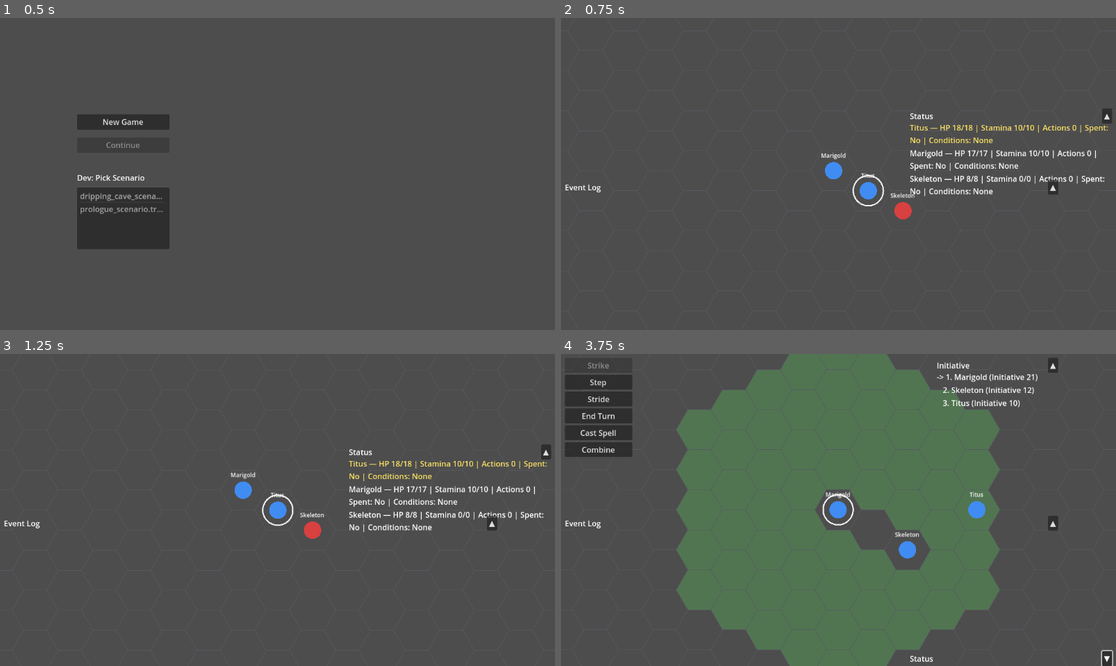
Above: before the commit, frames 1-4 (two rows, left to right).
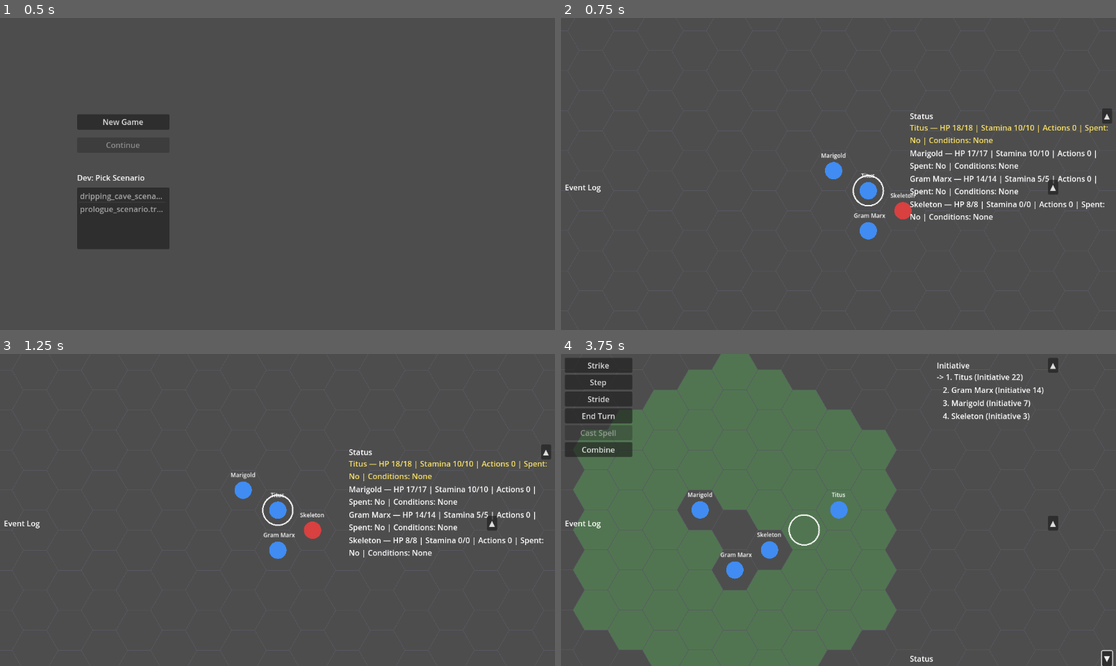
Above: after the commit, the same moments.

Repository: Pyroraptor/hykaen
Game: Godot game, scene res://scenes/TitleScreen.tscn
The game is run twice, just before and just after one commit, with the same random seed, the same clock (stepped at 60 frames per second) and the same inputs.
Inputs (mouse positions are in pixels of both pictures, inside the frame that each line leads up to):
- Up to frame 1 (0.5 s): no input
- Up to frame 2 (0.75 s): click "New Game" at 0.5 s
- Up to frame 3 (1.25 s): no input
- Up to frame 4 (3.75 s): click "▲" at 1.25 s; click "▼" at 2 s; tap Enter at 2.75 s; move the mouse to (960, 494) at 2.77 s; hold Right (ui_right) 2.78-3.5 s; hold Shift 2.78-3.5 s; click (960, 494) at 2.92 s; drag from (727, 525) to (810, 572) at 3.52 s

Frame 1 is identical in both runs. In frame 2, 1.3% of the frame differs, in the area x 52-98%, y 50-72%; in frame 3, 1.3%; in frame 4, 40%, in the area x 2-87%, y 0-100%.

Commit message:
feat(party): add Gram Marx to prologue encounter and default party
Adds Gram Marx as the third party member in both default_party.tres and
prologue_encounter.tres (spawn at hex q=0,r=1). Updates the six test
assertions that previously pinned party size at exactly 2.

Co-Authored-By: Claude Sonnet 4.6 <noreply@anthropic.com>

Diff:
--- a/data/encounters/prologue_encounter.tres
+++ b/data/encounters/prologue_encounter.tres
@@ -5,7 +5,7 @@
 
 [resource]
 script = ExtResource("1_encrsc")
-party_resource_paths = ["res://data/characters/titus.tres", "res://data/characters/marigold.tres"]
+party_resource_paths = ["res://data/characters/titus.tres", "res://data/characters/marigold.tres", "res://data/characters/gram_marx.tres"]
 enemy_resource_paths = ["res://data/enemies/skeleton.tres"]
 party_hex_positions = [{
 "q": 0,
@@ -13,6 +13,9 @@
 }, {
 "q": -1,
 "r": 0
+}, {
+"q": 0,
+"r": 1
 }]
 enemy_hex_positions = [{
 "q": 1,
--- a/data/parties/default_party.tres
+++ b/data/parties/default_party.tres
@@ -4,4 +4,4 @@
 
 [resource]
 script = ExtResource("1_prtyres")
-character_resource_paths = ["res://data/characters/titus.tres", "res://data/characters/marigold.tres"]
+character_resource_paths = ["res://data/characters/titus.tres", "res://data/characters/marigold.tres", "res://data/characters/gram_marx.tres"]
--- a/tests/boot/test_main_scene_boot_characterization.gd
+++ b/tests/boot/test_main_scene_boot_characterization.gd
@@ -132,7 +132,7 @@
 
 	# Encounter resolved.
 	assert_not_null(instance.encounter, "MainScene.encounter must be resolved at boot")
-	assert_eq(instance._party.size(), 2, "the prologue encounter's party must have exactly 2 members (Titus, Marigold)")
+	assert_eq(instance._party.size(), 3, "the prologue encounter's party must have exactly 3 members (Titus, Marigold, Gram Marx)")
 	assert_eq(instance._enemies.size(), 1, "the prologue encounter's enemies must have exactly 1 member (the skeleton)")
 
 	# Party seeded at their authored start hexes (mirrors tests/boot/
--- a/tests/boot/test_main_scene_party_position_seeding.gd
+++ b/tests/boot/test_main_scene_party_position_seeding.gd
@@ -235,7 +235,7 @@
 		instance._game_mode, MainSceneClass.GameMode.EXPLORATION,
 		"boot must reach GameMode.EXPLORATION even when a party_hex_positions entry references an unknown combatant_id"
 	)
-	assert_eq(instance._party.size(), 2, "the known-good party members must still be built despite the unknown-combatant_id entry")
+	assert_eq(instance._party.size(), 3, "the known-good party members must still be built despite the unknown-combatant_id entry")
 
 	# The well-formed entry must still have applied.
 	var titus = _find_party_member(instance, "player_0")
--- a/tests/gut/test_exploration_mode_controller.gd
+++ b/tests/gut/test_exploration_mode_controller.gd
@@ -244,7 +244,7 @@
 
 	assert_true(ok, "load_encounter_from_scenario() must return true for the real prologue_scenario.tres fixture")
 
-	assert_eq(controller.party.size(), 2, "party must contain exactly 2 live combatants (Titus + Marigold)")
+	assert_eq(controller.party.size(), 3, "party must contain exactly 3 live combatants (Titus + Marigold + Gram Marx)")
 	for combatant in controller.party:
 		assert_is(combatant, CombatantClass, "every party entry must be a live Combatant instance")
 
--- a/tests/integration/test_steel_thread_scenario_boot_e2e.gd
+++ b/tests/integration/test_steel_thread_scenario_boot_e2e.gd
@@ -133,7 +133,7 @@
 	assert_true(ok, "load_encounter_from_scenario() must return true for the real, unmocked prologue_scenario.tres fixture on a fully-booted MainScene")
 
 	# ── Criterion 2: _party == [live Marigold, live Titus], _enemies == [live Skeleton]. ──
-	assert_eq(instance._party.size(), 2, "_party must contain exactly 2 live combatants (Titus + Marigold)")
+	assert_eq(instance._party.size(), 3, "_party must contain exactly 3 live combatants (Titus + Marigold + Gram Marx)")
 	var party_by_name: Dictionary = {}
 	for combatant in instance._party:
 		assert_is(combatant, CombatantClass, "every _party entry must be a live Combatant instance, not a Dictionary")
--- a/tests/unit/data/characters/test_party_resource.gd
+++ b/tests/unit/data/characters/test_party_resource.gd
@@ -125,7 +125,7 @@
 	if reloaded == null:
 		return
 
-	assert_eq(reloaded.character_resource_paths.size(), 2, "Real-fixture party must retain both entries")
+	assert_eq(reloaded.character_resource_paths.size(), 3, "Real-fixture party must retain all three entries")
 
 	for path in reloaded.character_resource_paths:
 		var character = ResourceLoader.load(path)
--- a/tests/unit/presentation/test_main_scene_load_encounter_from_scenario.gd
+++ b/tests/unit/presentation/test_main_scene_load_encounter_from_scenario.gd
@@ -61,7 +61,7 @@
 
 	assert_true(ok, "load_encounter_from_scenario() must return true for the real prologue_scenario.tres fixture")
 
-	assert_eq(instance._party.size(), 2, "_party must contain exactly 2 live combatants (Titus + Marigold)")
+	assert_eq(instance._party.size(), 3, "_party must contain exactly 3 live combatants (Titus + Marigold + Gram Marx)")
 	var party_names: Array = []
 	for combatant in instance._party:
 		assert_is(combatant, CombatantClass, "every _party entry must be a live Combatant instance")
